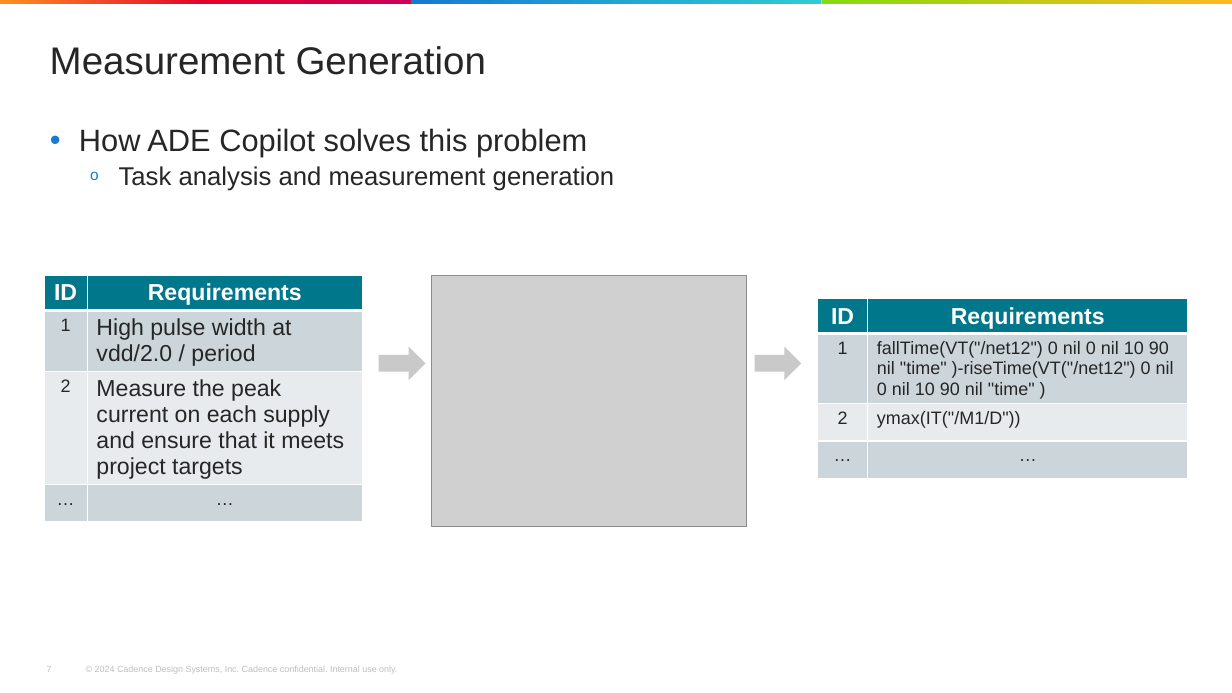
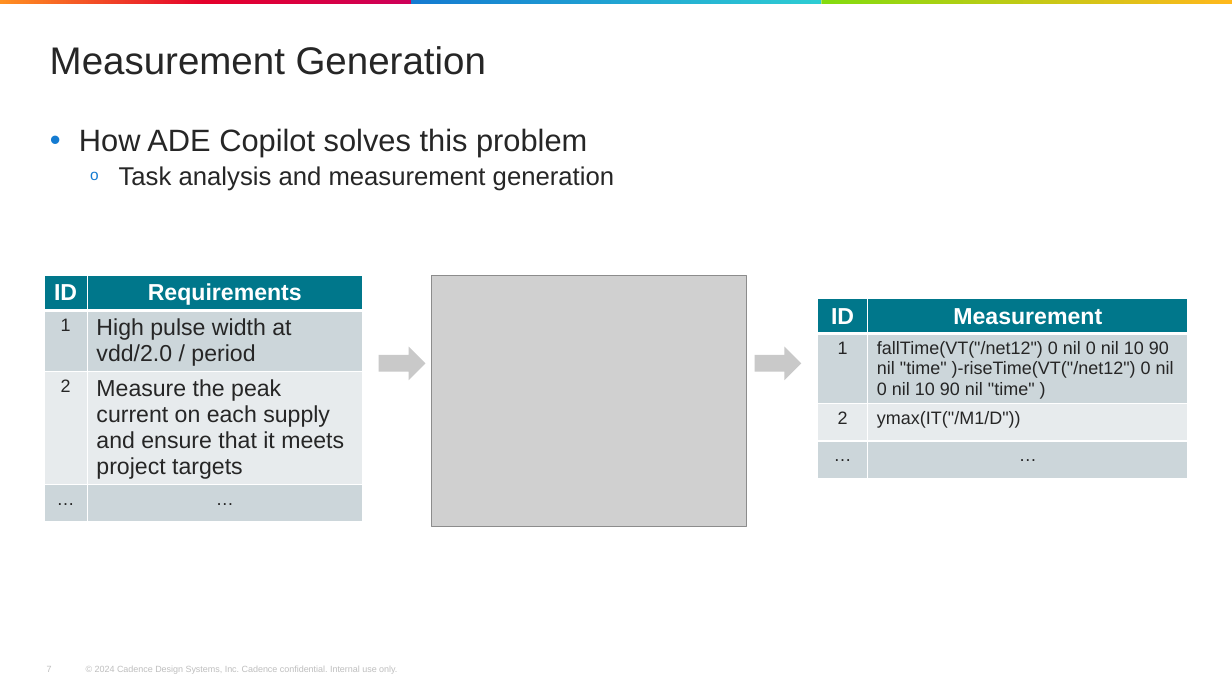
Before and after one commit to xpc123/forSync, a slide deck: slide 7 of ADE_copilot/CIC-2025_PPT_ADECopilot.pptx. Drawn at 1232x693 pixels with LibreOffice and Linux fonts; fonts in the diff are those of the drawing; grey boxes stand for pictures; background and template pictures are left out. Boxes give left, top, right and bottom in pixels: in the first picture for what was removed or moved away, otherwise in the second. Text is boxed around its words. In the diff, an @@ line names an element or a change of style, - is before the commit and + after.

Commit message:
change 'requirement' in dataset table title to 'measurement'

```diff
--- a/ADE_copilot/CIC-2025_PPT_ADECopilot.pptx
+++ b/ADE_copilot/CIC-2025_PPT_ADECopilot.pptx
@@ table at box(818, 299, 1189, 484) @@
-row 1, column 2: Requirements
+row 1, column 2: Measurement
```
